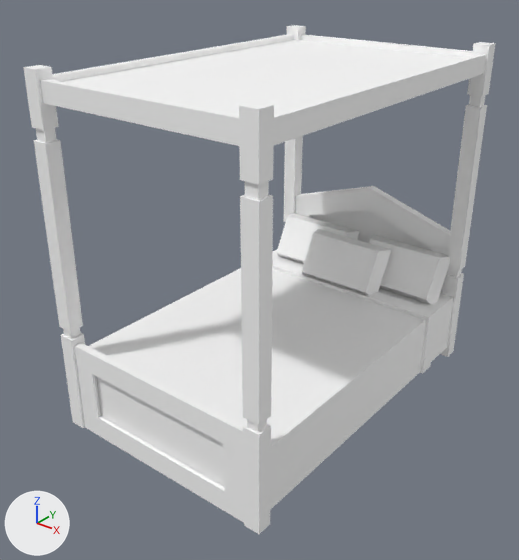
Two versions of the glTF model assets/synty/simple_fantasy_interiors/models/SM_Prop_Bed_08.glb, one commit apart.
One viewpoint serves both versions: a 50 mm lens placed at (0.0547, -0.0725, 0.0614), pointed at (-0.0005, -0.0035, 0.0187). Arrows for +X, +Y and +Z are at lower left; the lights stay in place.

The first picture shows 'SM_Prop_Bed_08'.
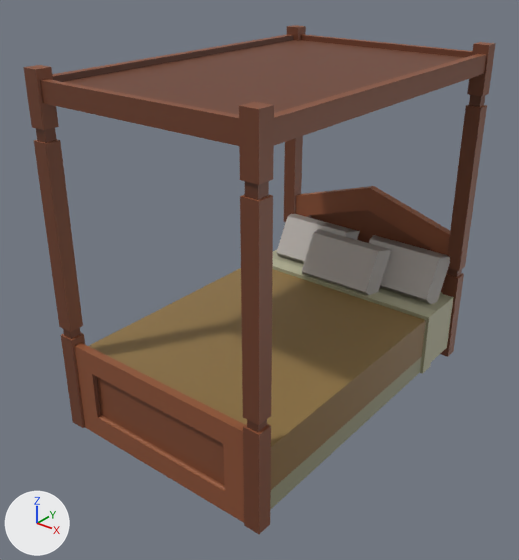
Boxes [x1, y1, x2, y2] around the edits, measured in the pictures (519 x 560 px):
'SM_Prop_Bed_08', surface changed (white to brown)
    both: [23, 25, 496, 534]

The change, as a list of edits to the scene's bpy script:
```text
Add img_simplefantasyinteriorstexture:
    img_simplefantasyinteriorstexture = load_image('SimpleFantasyInteriorsTexture', '_unpacked/SimpleFantasyInteriorsTexture', 1024, 1024, 'sRGB')
Change mat_lambert1:
    remove mat_lambert1.base_color = (1.0, 1.0, 1.0)  # white #ffffff
    add mat_lambert1.texture = img_simplefantasyinteriorstexture
```
